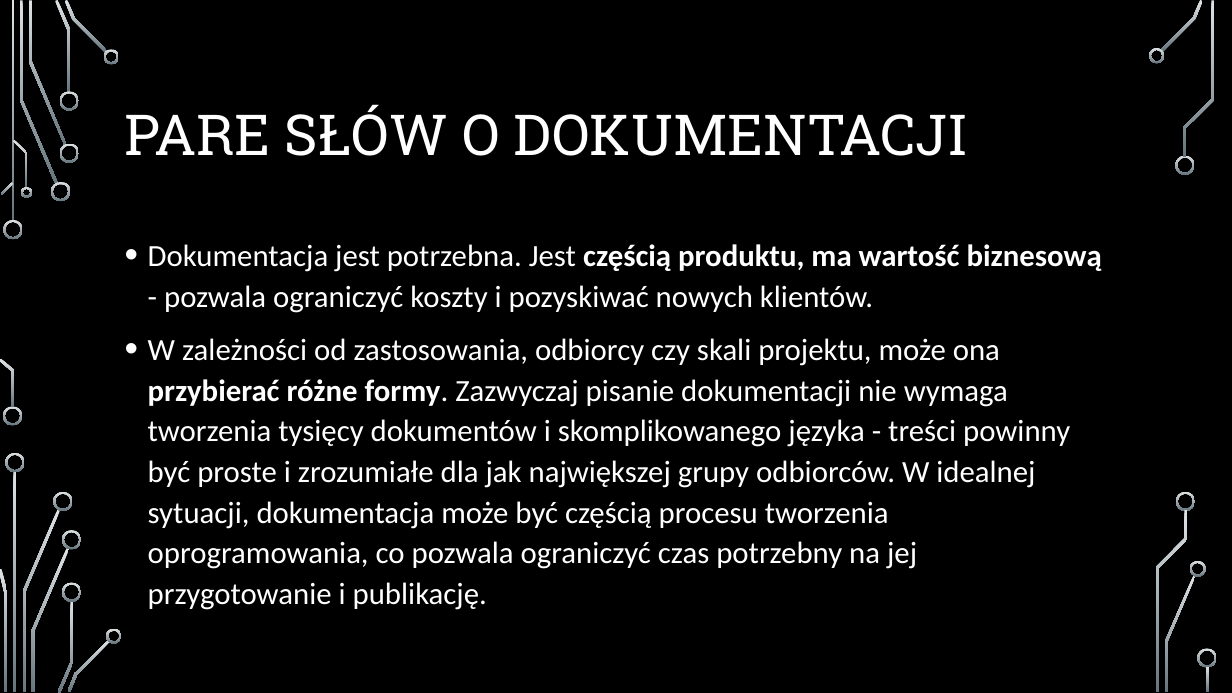
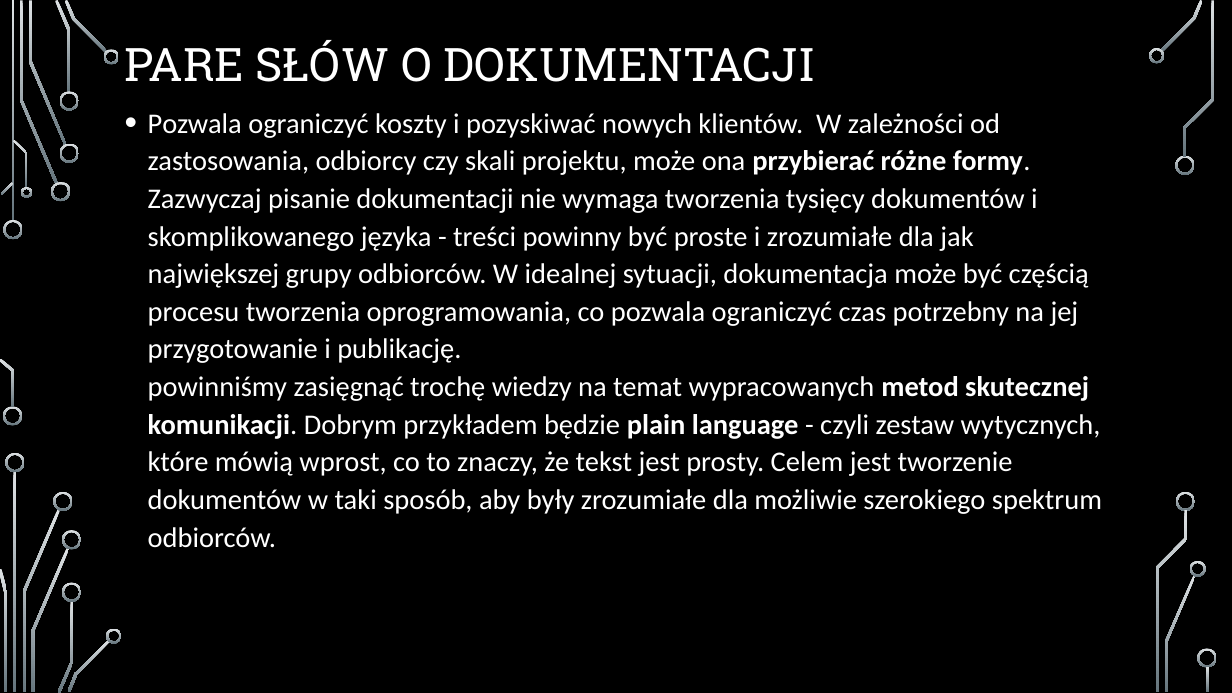
Before and after one commit to arcziko9/ZarzadzanieSystemamiInformatycznymiPOLSL, a slide deck: slide 14 of Projekt2/Adam_Kierat_Arkadiusz_Kałuża_Modul2_prezentacja.pptx (slide 2 before the commit). Drawn at 1232x693 pixels with LibreOffice and Linux fonts; fonts in the diff are those of the drawing; background and template pictures are left out. Boxes give left, top, right and bottom in pixels: in the first picture for what was removed or moved away, otherwise in the second. Text is boxed around its words. In the diff, an @@ line names an element or a change of style, - is before the commit and + after.

Commit message:
Added presentations

```diff
--- a/Projekt2/Adam_Kierat_Arkadiusz_Kałuża_Modul2_prezentacja.pptx
+++ b/Projekt2/Adam_Kierat_Arkadiusz_Kałuża_Modul2_prezentacja.pptx
@@ title "PARE SŁÓW O DOKUMENTACJI": place and size @@
-title "PARE SŁÓW O DOKUMENTACJI" at [125,104,969,156]
+title "PARE SŁÓW O DOKUMENTACJI" at [125,40,815,82]
@@ title "PARE SŁÓW O DOKUMENTACJI" at [125,40,815,82]: size 44 to 36 pt @@
@@ text at [148,113,1102,548]: text changed; size 24 to 22.2 pt @@
-• Dokumentacja jest potrzebna. Jest częścią produktu, ma wartość biznesową - pozwala ograniczyć koszty i pozyskiwać nowych klientów.
-• W zależności od zastosowania, odbiorcy czy skali projektu, może ona przybierać różne formy. Zazwyczaj pisanie dokumentacji nie wymaga tworzenia tysięcy dokumentów i skomplikowanego języka - treści powinny być proste i zrozumiałe dla jak największej grupy odbiorców. W idealnej sytuacji, dokumentacja może być częścią procesu tworzenia oprogramowania, co pozwala ograniczyć czas potrzebny na jej przygotowanie i publikację.
+• Pozwala ograniczyć koszty i pozyskiwać nowych klientów. W zależności od zastosowania, odbiorcy czy skali projektu, może ona przybierać różne formy. Zazwyczaj pisanie dokumentacji nie wymaga tworzenia tysięcy dokumentów i skomplikowanego języka - treści powinny być proste i zrozumiałe dla jak największej grupy odbiorców. W idealnej sytuacji, dokumentacja może być częścią procesu tworzenia oprogramowania, co pozwala ograniczyć czas potrzebny na jej przygotowanie i publikację.
+  powinniśmy zasięgnąć trochę wiedzy na temat wypracowanych metod skutecznej komunikacji. Dobrym przykładem będzie plain language - czyli zestaw wytycznych, które mówią wprost, co to znaczy, że tekst jest prosty. Celem jest tworzenie dokumentów w taki sposób, aby były zrozumiałe dla możliwie szerokiego spektrum odbiorców.
```
Also in this commit, not shown: 14 slides added, 4 other files.
